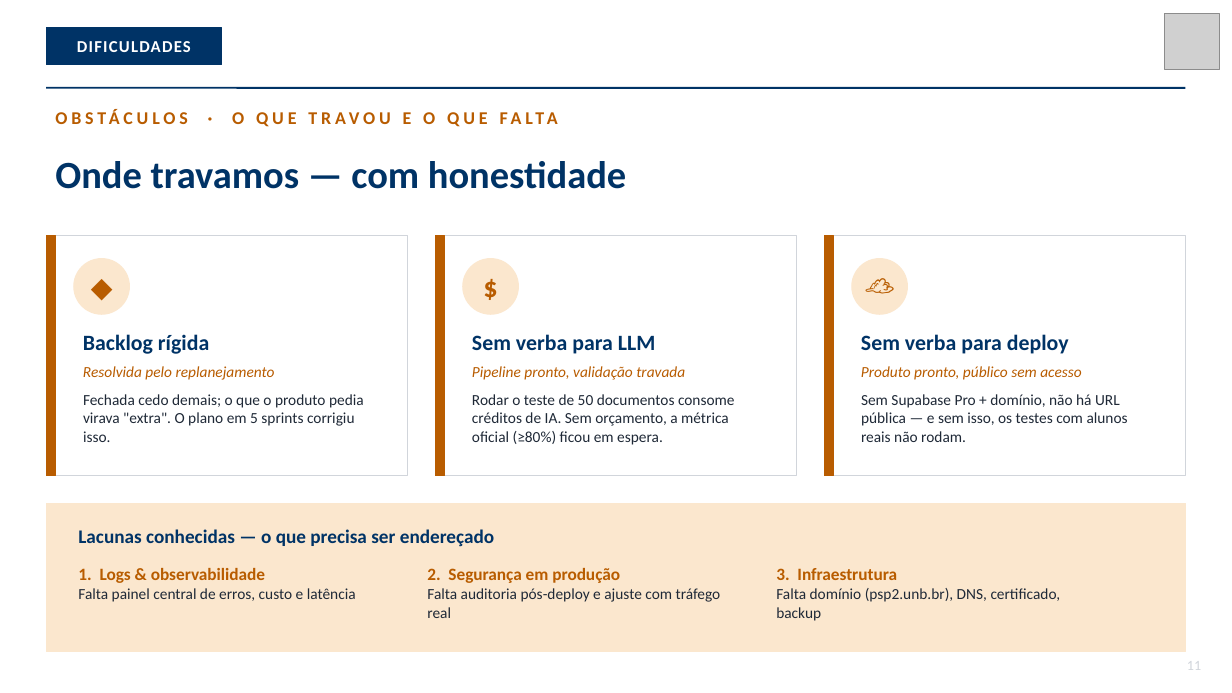
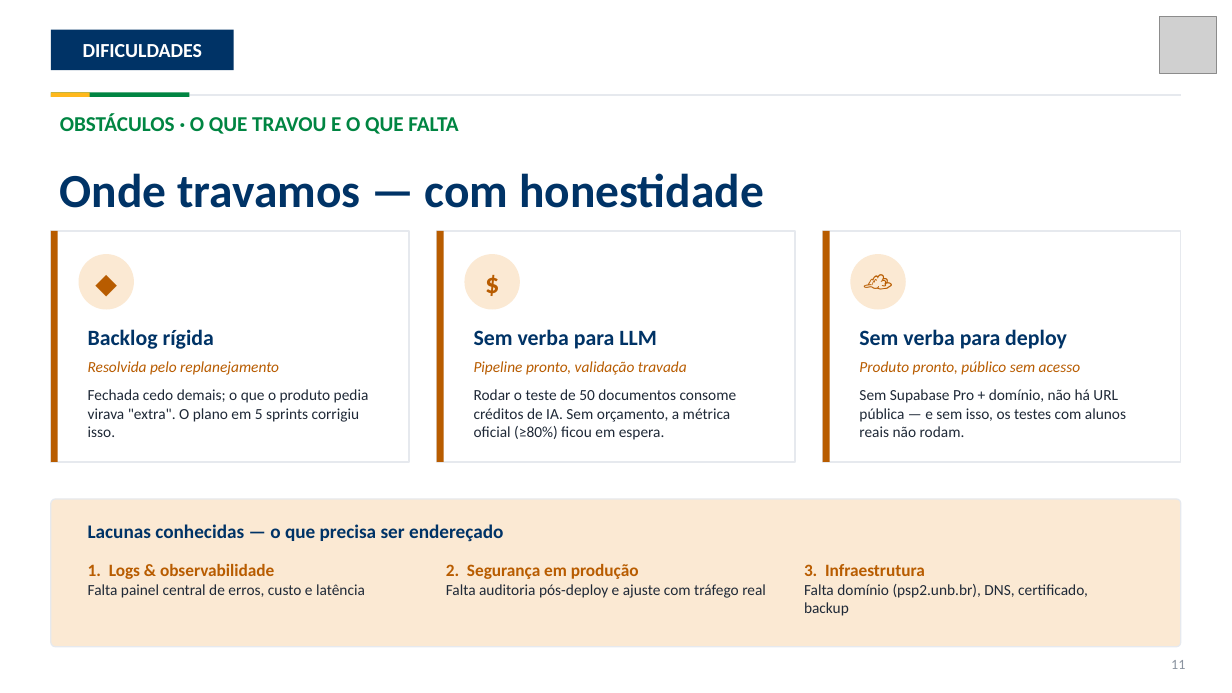
Before and after one commit to Theomurah/psp2-ia-universitarios, a slide deck: slide 11 of Entregas/Nao-Teams/Apresentacoes/PSP2_Apresentacao_Final.pptx. Drawn at 1232x693 pixels with LibreOffice and Linux fonts; fonts in the diff are those of the drawing; grey boxes stand for pictures. Boxes give left, top, right and bottom in pixels: in the first picture for what was removed or moved away, otherwise in the second. Text is boxed around its words. In the diff, an @@ line names an element or a change of style, - is before the commit and + after.

```diff
--- a/Entregas/Nao-Teams/Apresentacoes/PSP2_Apresentacao_Final.pptx
+++ b/Entregas/Nao-Teams/Apresentacoes/PSP2_Apresentacao_Final.pptx
@@ picture: place and size @@
-picture at <box>1165,14,1220,69</box>
+picture at <box>1160,17,1217,74</box>
@@ text "DIFICULDADES" at <box>83,44,203,57</box>: size 13 to 15.5 pt, letter spacing 1 to 0 pt @@
@@ rectangle: place and size @@
-rectangle at <box>46,28,222,65</box>
+rectangle at <box>51,30,234,70</box>
@@ rectangle at <box>51,30,234,70</box>: outline #003366 1 pt to none @@
@@ line removed from (46, 88) to (1186, 88) @@
@@ text "OBSTÁCULOS · O QUE TRAVOU ..." at <box>60,113,458,134</box>: size 14 to 16.5 pt, text colour #B85C00 to #008542, letter spacing 3 to 0 pt @@
@@ rectangle added at <box>51,94,1181,96</box>, fill #E6E9EE @@
@@ rectangle added at <box>51,92,189,97</box>, fill #008542 @@
@@ rectangle added at <box>51,92,90,97</box>, fill #FFB81C @@
@@ text "Onde travamos — com honestidade" at <box>60,173,764,208</box>: size 30 to 37 pt @@
@@ outline #D1D5DB 1 pt to #E6E9EE 1 pt in 3 elements at <box>437,231,796,462</box>, <box>823,231,1181,462</box>, <box>51,231,409,462</box> @@
@@ rectangle: place and size @@
-rectangle at <box>46,236,408,476</box>
+rectangle at <box>51,231,409,462</box>
@@ outline #B85C00 1 pt to none in 3 elements at <box>437,231,444,462</box>, <box>823,231,829,462</box>, <box>51,231,57,462</box> @@
@@ rectangle: place and size @@
-rectangle at <box>46,236,55,476</box>
+rectangle at <box>51,231,57,462</box>
@@ rectangle: place and size @@
-rectangle at <box>435,236,797,476</box>
+rectangle at <box>437,231,796,462</box>
@@ rectangle: place and size @@
-rectangle at <box>435,236,445,476</box>
+rectangle at <box>437,231,444,462</box>
@@ rectangle: place and size @@
-rectangle at <box>824,236,1186,476</box>
+rectangle at <box>823,231,1181,462</box>
@@ rectangle: place and size @@
-rectangle at <box>824,236,834,476</box>
+rectangle at <box>823,231,829,462</box>
@@ 3 texts, 1 ellipse: place and size @@
-3 texts, 1 ellipse at <box>74,259,275,380</box>
+3 texts, 1 ellipse at <box>79,254,279,375</box>
@@ fill #FBE7CE to #FBE9D3; outline #FBE7CE 1 pt to none in 3 elements at <box>465,254,520,310</box>, <box>850,254,906,310</box>, <box>79,254,134,310</box> @@
@@ 6 texts, 2 ellipses: place and size @@
-6 texts, 2 ellipses at <box>463,259,1081,380</box>
+6 texts, 2 ellipses at <box>465,254,1080,375</box>
@@ text "Fechada cedo demais; o que ...": place and size @@
-text "Fechada cedo demais; o que ..." at <box>83,394,364,442</box>
+text "Fechada cedo demais; o que ..." at <box>88,389,369,437</box>
@@ text "Rodar o teste de 50 ...": place and size @@
-text "Rodar o teste de 50 ..." at <box>472,394,735,445</box>
+text "Rodar o teste de 50 ..." at <box>474,389,737,440</box>
@@ text "Sem Supabase Pro + domínio, ...": place and size @@
-text "Sem Supabase Pro + domínio, ..." at <box>861,394,1128,442</box>
+text "Sem Supabase Pro + domínio, ..." at <box>859,389,1126,437</box>
@@ rectangle removed at <box>46,504,1186,652</box> @@
@@ rounded rectangle added at <box>51,499,1181,647</box>, fill #FBE9D3, outline #E6E9EE 1 pt @@
@@ text "Lacunas conhecidas — o que ...": place and size @@
-text "Lacunas conhecidas — o que ..." at <box>78,529,494,547</box>
+text "Lacunas conhecidas — o que ..." at <box>88,524,503,542</box>
@@ text "1. Logs & observabilidade Falta ...": place and size @@
-text "1. Logs & observabilidade Falta ..." at <box>78,568,356,602</box>
+text "1. Logs & observabilidade Falta ..." at <box>88,564,365,598</box>
@@ text "2. Segurança em produção Falta ..." rewrapped from <box>427,568,721,618</box> to <box>446,564,766,598</box> @@
@@ text "3. Infraestrutura Falta domínio (psp2.unb.br), ...": place and size @@
-text "3. Infraestrutura Falta domínio (psp2.unb.br), ..." at <box>776,568,1061,621</box>
+text "3. Infraestrutura Falta domínio (psp2.unb.br), ..." at <box>804,564,1088,616</box>
@@ text "11": place and size @@
-text "11" at <box>1187,661,1201,670</box>
+text "11" at <box>1171,660,1185,669</box>
@@ text "11" at <box>1171,660,1185,669</box>: text colour #D1D5DB to #8A939F @@
```
Also in this commit, not shown: 14 other slides changed.
